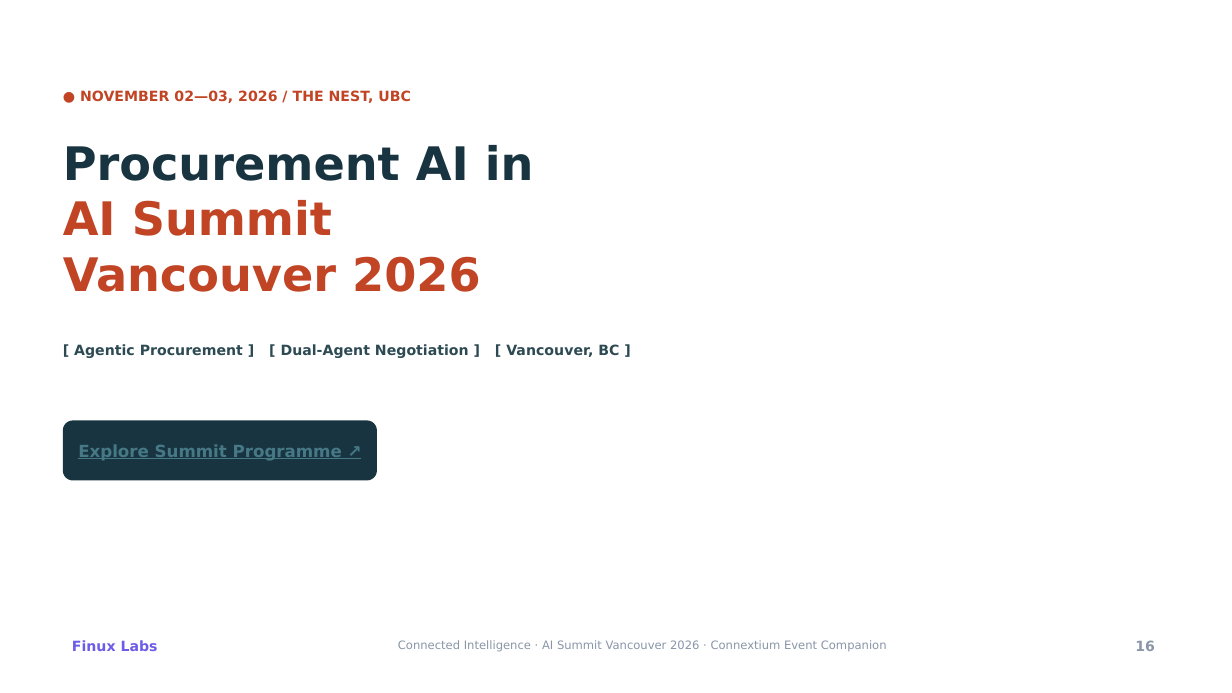
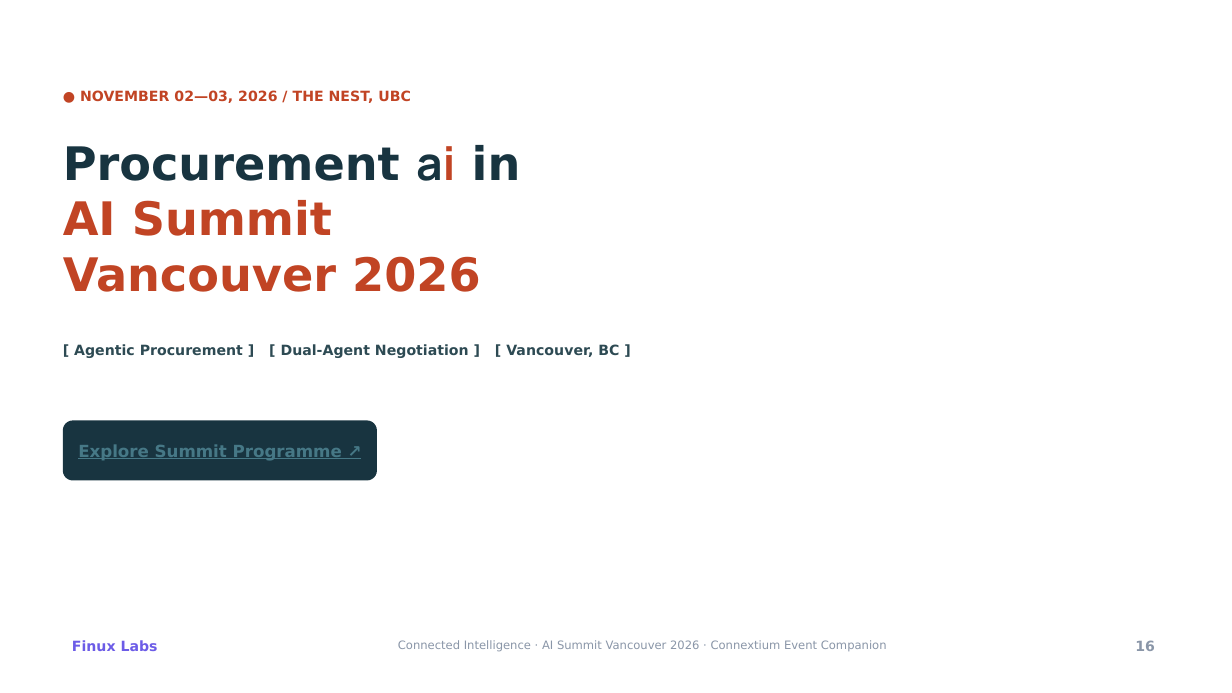
Before and after one commit to finuxlabs/FinuxLabs.github.io, a slide deck: slide 16 of docs/publish/pitch-agentic-procurement/Finux-Labs-Procurement-AI-Pitch-15-Slides.pptx. Drawn at 1232x693 pixels with LibreOffice and Linux fonts; fonts in the diff are those of the drawing; background and template pictures are left out. Boxes give left, top, right and bottom in pixels: in the first picture for what was removed or moved away, otherwise in the second. Text is boxed around its words. In the diff, an @@ line names an element or a change of style, - is before the commit and + after.

Commit message:
Replace AI in Procurement AI with summit mark font ai on Slide 16 across HTML, PPTX, and PDF

```diff
--- a/docs/publish/pitch-agentic-procurement/Finux-Labs-Procurement-AI-Pitch-15-Slides.pptx
+++ b/docs/publish/pitch-agentic-procurement/Finux-Labs-Procurement-AI-Pitch-15-Slides.pptx
@@ text at (63, 145, 521, 181): text changed @@
-Procurement AI in
+Procurement ai in
```
Also in this commit, not shown: 2 other files.
